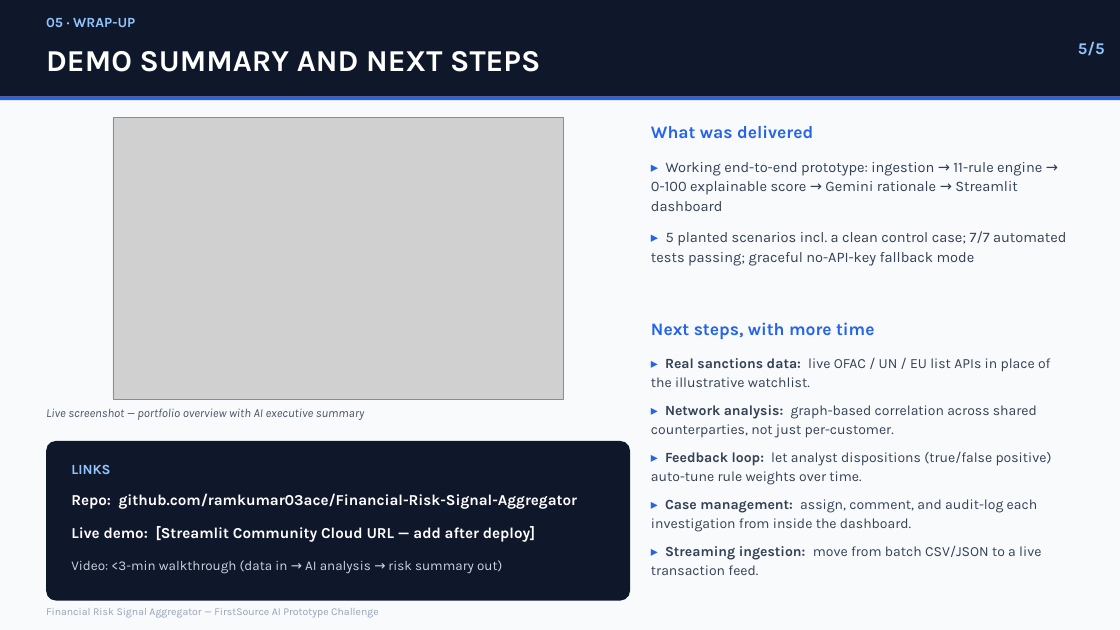
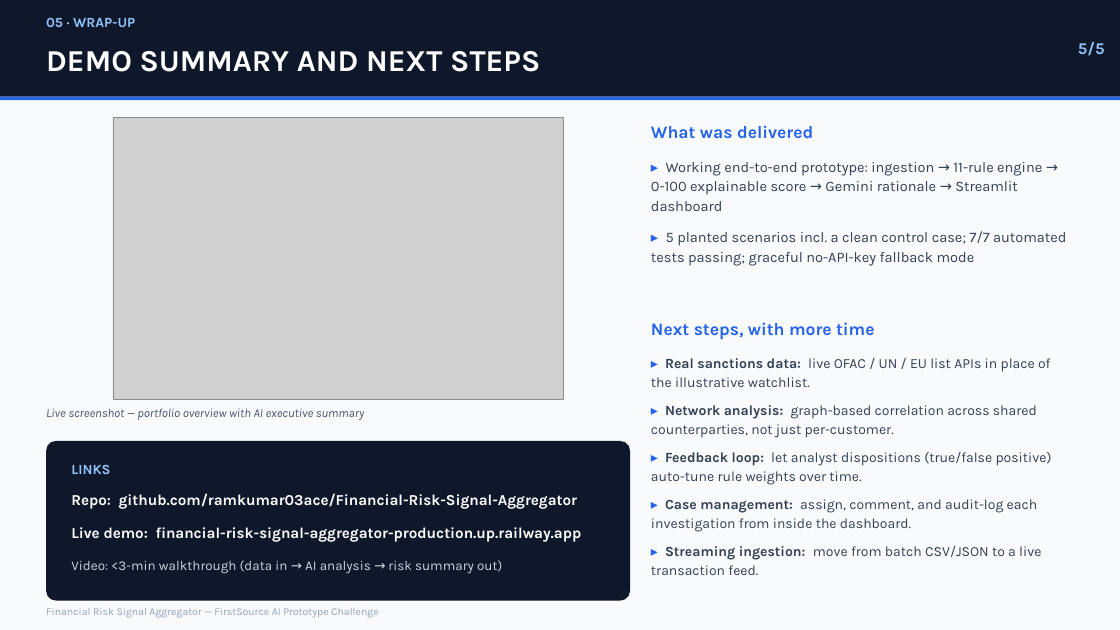
Before and after one commit to ramkumar03ace/Financial-Risk-Signal-Aggregator, a slide deck: slide 5 of docs/Financial_Risk_Signal_Aggregator_Deck.pptx. Drawn at 1120x630 pixels with LibreOffice and Linux fonts; fonts in the diff are those of the drawing; grey boxes stand for pictures. Boxes give left, top, right and bottom in pixels: in the first picture for what was removed or moved away, otherwise in the second. Text is boxed around its words. In the diff, an @@ line names an element or a change of style, - is before the commit and + after.

```diff
--- a/docs/Financial_Risk_Signal_Aggregator_Deck.pptx
+++ b/docs/Financial_Risk_Signal_Aggregator_Deck.pptx
@@ text at box(71, 527, 582, 542): text changed @@
-Live demo: [Streamlit Community Cloud URL — add after deploy]
+Live demo: financial-risk-signal-aggregator-production.up.railway.app
```
Also in this commit, not shown: 3 other files.
